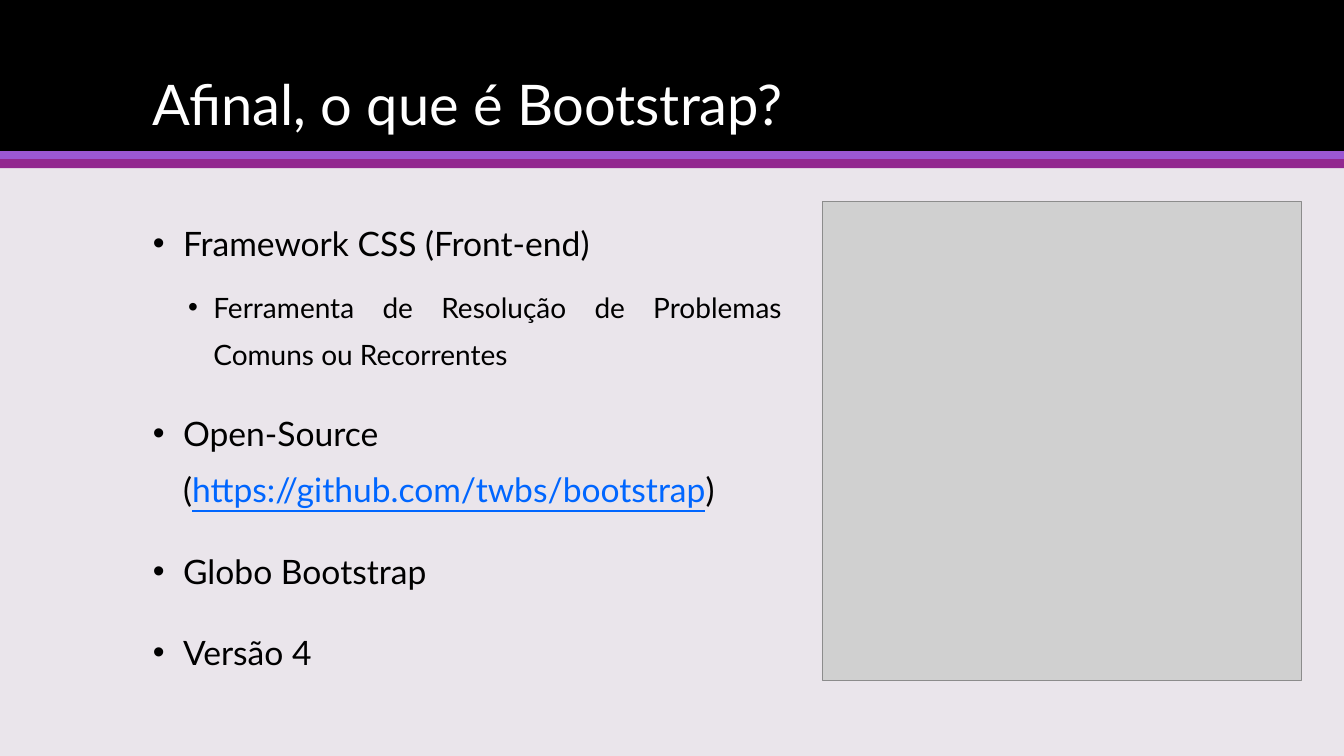
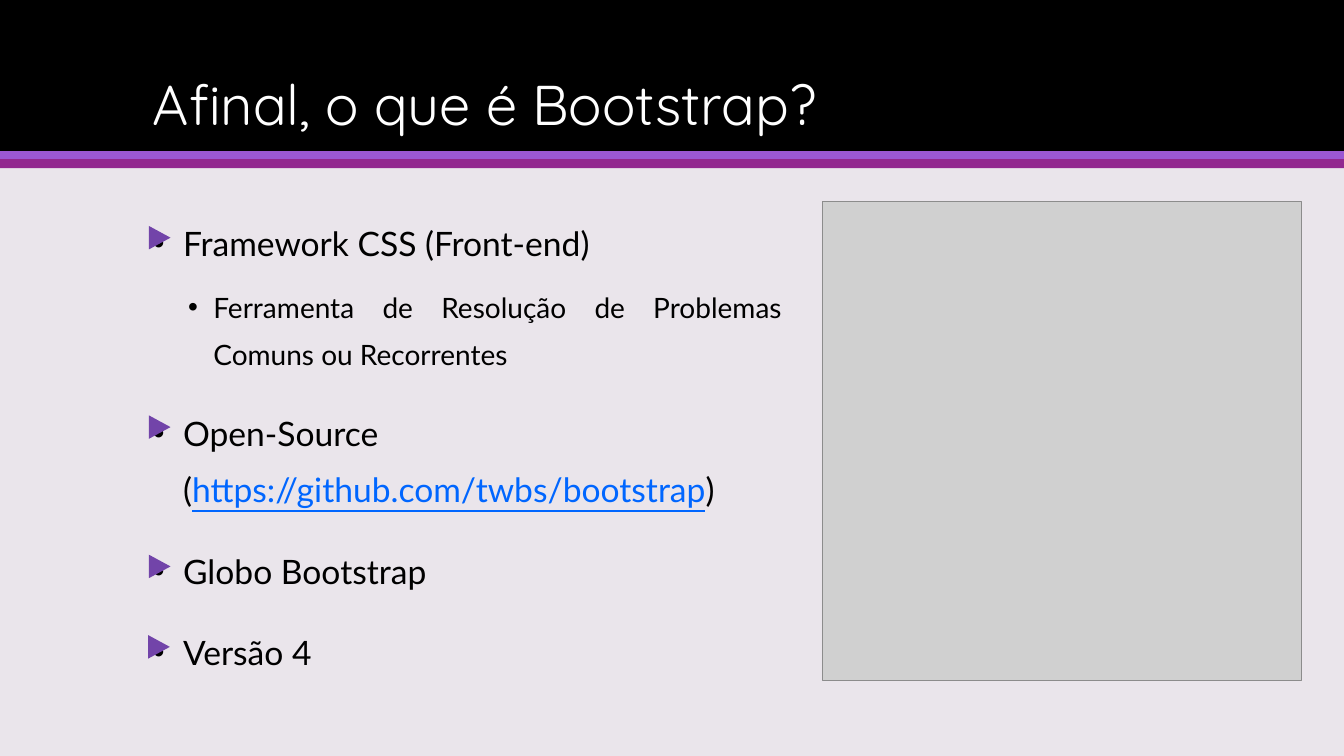
Before and after one commit to davidallysson/minicurso-bootstrap, a slide deck: slide 4 of Desenvolvendo Sites Responsivos com Bootstrap 4.pptx. Drawn at 1344x756 pixels with LibreOffice and Linux fonts; fonts in the diff are those of the drawing; grey boxes stand for pictures. Boxes give left, top, right and bottom in pixels: in the first picture for what was removed or moved away, otherwise in the second. Text is boxed around its words. In the diff, an @@ line names an element or a change of style, - is before the commit and + after.

```diff
--- a/Desenvolvendo Sites Responsivos com Bootstrap 4.pptx
+++ b/Desenvolvendo Sites Responsivos com Bootstrap 4.pptx
@@ title "Afinal, o que é Bootstrap?" at [153, 83, 817, 136]: font Lato to Quicksand @@
@@ triangle added at [149, 226, 171, 250], fill #7244A9 @@
@@ triangle added at [149, 416, 171, 439], fill #7244A9 @@
@@ triangle added at [149, 555, 171, 578], fill #7244A9 @@
@@ triangle added at [148, 636, 170, 659], fill #7244A9 @@
```
Also in this commit, not shown: 7 other slides changed, 1 slide added.
